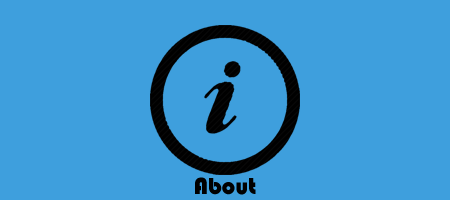
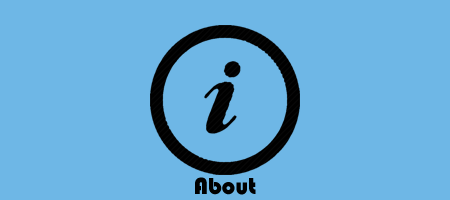
Two versions of the same layered image (450x200). Layer-by-layer changes:
"Layer 1": opacity 100% → 75% over [0, 0, 450, 200]
